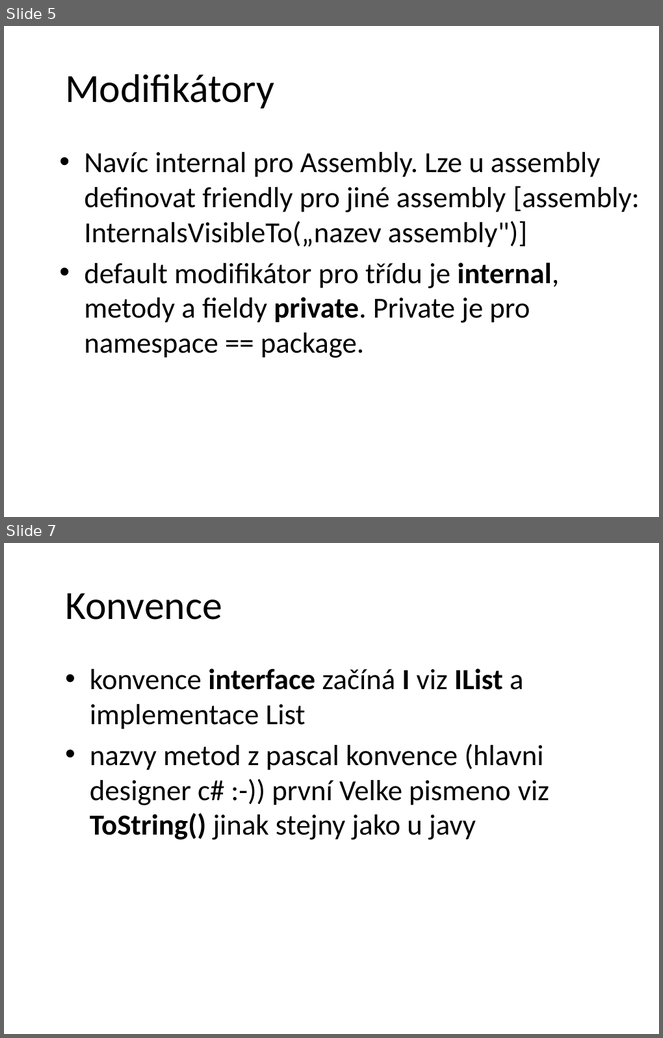
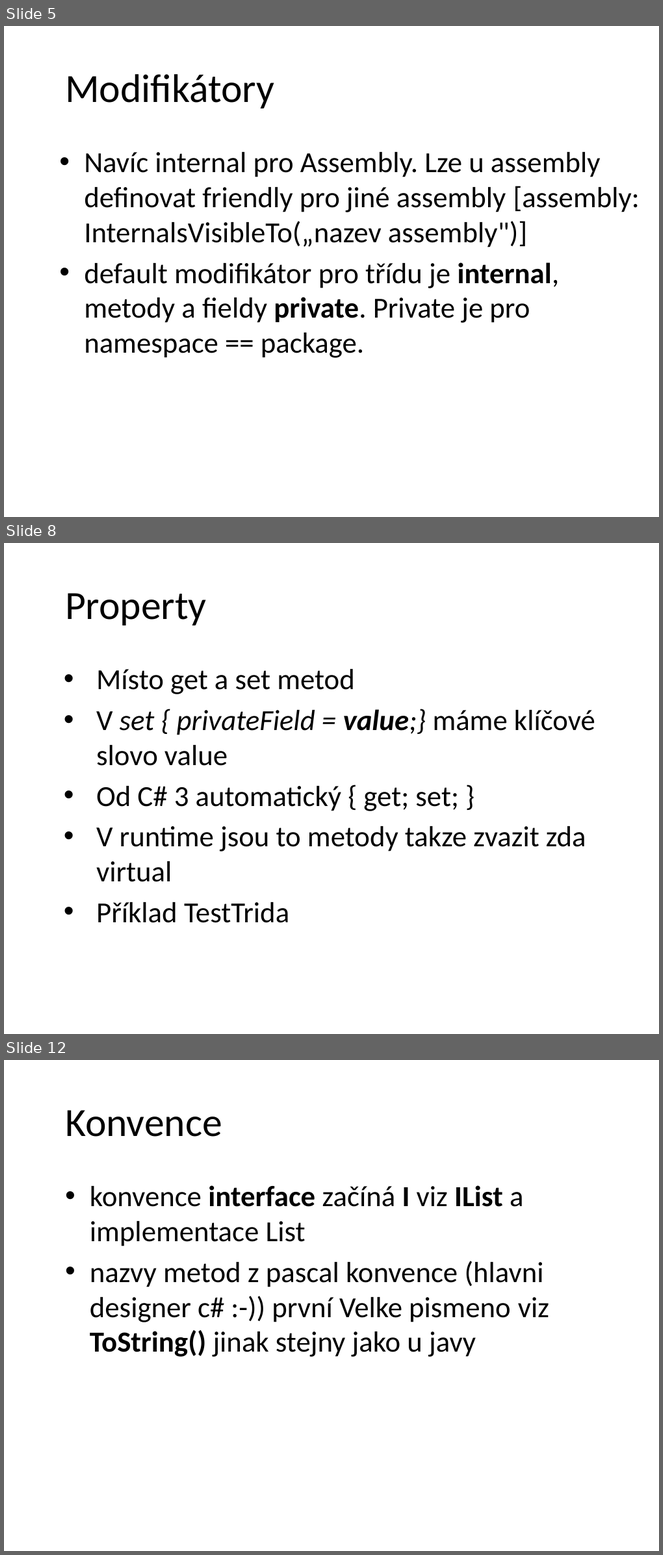
Before and after one commit to petrbalat/Skoleni-Csharp-NET, a slide deck: prezentace.pptx. Shown one above the other, each under a label of ours: slides 5 and 7 before the commit, slides 5, 8 and 12 after it; the slides between them are not shown. The pictures are 663x1038 and 663x1555 pixels, drawn with LibreOffice and Linux fonts; fonts in the diff are those of the drawing; background and template pictures are left out. Boxes give left, top, right and bottom in pixels: in the first picture for what was removed or moved away, otherwise in the second. Text is boxed around its words. In the diff, an @@ line names an element or a change of style, - is before the commit and + after.

```diff
--- a/prezentace.pptx
+++ b/prezentace.pptx
@@ slide 8 added at box(4, 543, 659, 1034), background picture (left out) @@
@@ title added at box(65, 593, 207, 626), 44 pt, text #000000 @@
+Property
@@ text added at box(96, 669, 596, 923), 32 pt, text #000000 @@
+• Místo get a set metod
+• V set { privateField = value;} máme klíčové slovo value
+• Od C# 3 automatický { get; set; }
+• V runtime jsou to metody takze zvazit zda virtual
+• Příklad TestTrida
@@ what was slide 7 is now slide 12 @@
```
Also in this commit, not shown: 2 slides changed, 4 other slides added, 1 other file.
